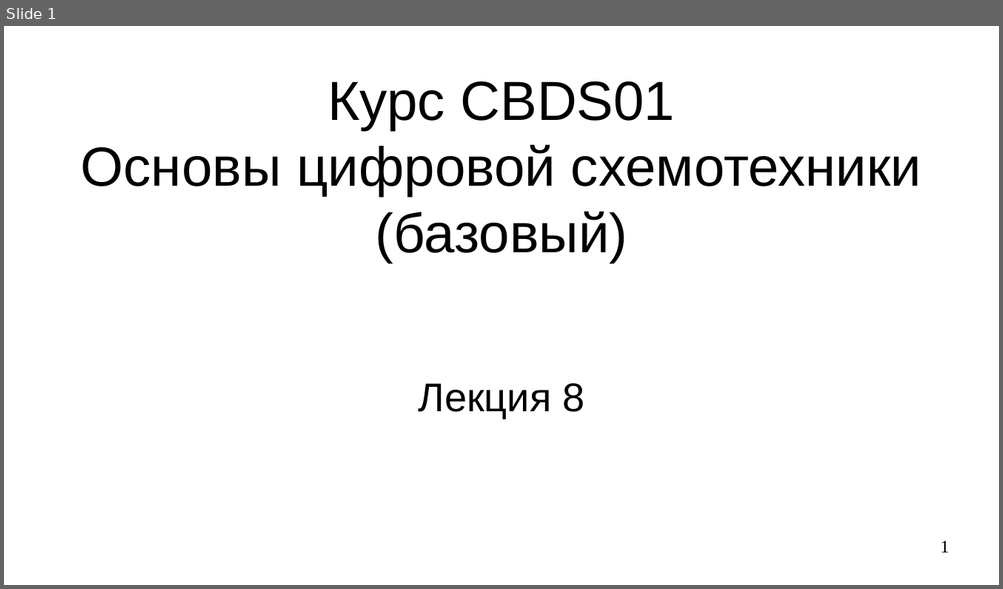
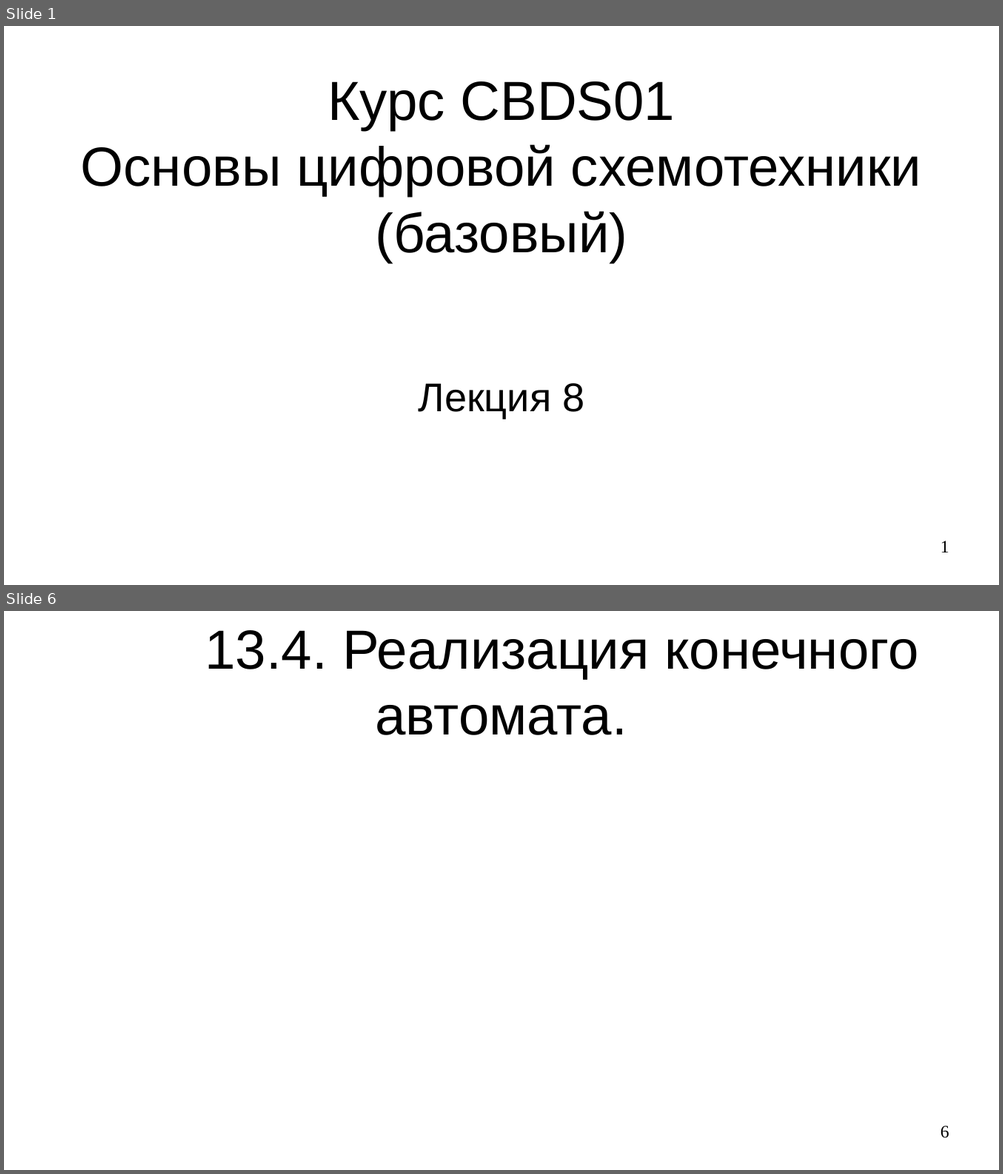
Before and after one commit to steelcraft/stud-lab, a slide deck: Лекции/СBDS01#L8.odp. Shown one above the other, each under a label of ours: slide 1 before the commit, slides 1 and 6 after it; the slides between them are not shown. The pictures are 1003x589 and 1003x1174 pixels, drawn with LibreOffice and Linux fonts; fonts in the diff are those of the drawing. Boxes give left, top, right and bottom in pixels: in the first picture for what was removed or moved away, otherwise in the second. Text is boxed around its words. In the diff, an @@ line names an element or a change of style, - is before the commit and + after.

```diff
--- a/Лекции/СBDS01#L8.odp
+++ b/Лекции/СBDS01#L8.odp
@@ slide 6 added at bbox=[4, 611, 999, 1170], background #FFFFFF @@
@@ title added at bbox=[205, 630, 918, 735], 44 pt, text #000000 @@
+13.4. Реализация конечного автомата.
@@ page number added at bbox=[940, 1126, 949, 1139], 14 pt, text #000000 @@
+6
```
Also in this commit, not shown: 11 other slides added.
